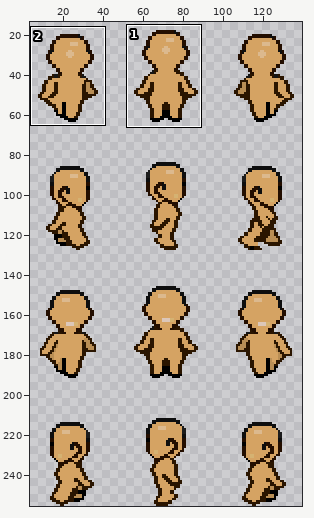
Sprite sheet: data/sprites/outfit/body-testing/body_000.png. The picture above shows the old version from afar; the outline marks the close-up.
Close-up. The starting point:
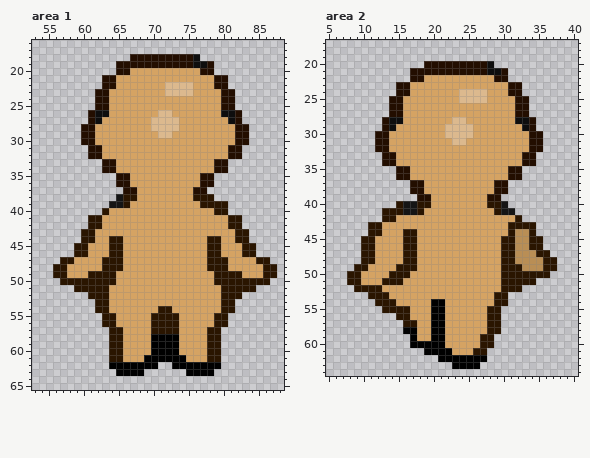
The file is 144x256 pixels. Shown: area 1: x 53..88, y 16..65; area 2: x 5..40, y 17..64. The wide view leaves out empty margins. The commit also changed other parts of the picture, which this record leaves out.
And afterwards:
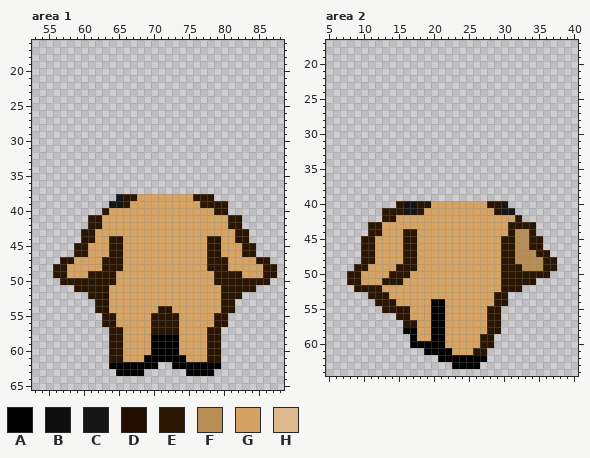
Palette (. is transparent): A #000000  B #0e0e0e  C #151515  D #230e00  E #2a1500  F #b98e55  G #d5a363  H #dcb98e
Change:
Area 1:
y 18: x 67..76 DDDDDDDDDB -> ..........
y 19: x 65..78 DDDDDDDDDDDBBD -> ..............
y 20: x 65..78 DDGGGGGGGGGGDD -> ..............
y 21: x 63..80 DDGGGGGGGGGGGGGGDD -> ..................
y 22: x 63..80 DDGGGGGGGHHHHGGGDD -> ..................
y 23: x 62..81 DDGGGGGGGGHHHHGGGGDD -> ....................
y 24..25: x 62..81 DDGGGGGGGGGGGGGGGGDD -> ....................
y 26: x 61..82 DBBGGGGGGGHHGGGGGGGBBD -> ......................
y 27: x 61..82 DBGGGGGGGHHHHGGGGGGGBD -> ......................
y 28: x 60..83 DDGGGGGGGGHHHHGGGGGGGGDD -> ........................
y 29: x 60..83 DDGGGGGGGGGHHGGGGGGGGGDD -> ........................
y 30: x 60..83 DDGGGGGGGGGGGGGGGGGGGGDD -> ........................
y 31..32: x 61..82 DDGGGGGGGGGGGGGGGGGGDD -> ......................
y 33..34: x 63..80 DDGGGGGGGGGGGGGGDD -> ..................
y 35..36: x 65..78 DDGGGGGGGGGGDD -> ..............
y 37: x 66..77 DDGGGGGGGGDD -> ............
Area 2:
y 20: x 19..28 DDDDDDDDDB -> ..........
y 21: x 17..30 DDDDDDDDDDDBBD -> ..............
y 22: x 17..30 DDGGGGGGGGGGDD -> ..............
y 23: x 15..32 DDGGGGGGGGGGGGGGDD -> ..................
y 24: x 15..32 DDGGGGGGGHHHHGGGDD -> ..................
y 25: x 14..33 DDGGGGGGGGHHHHGGGGDD -> ....................
y 26..27: x 14..33 DDGGGGGGGGGGGGGGGGDD -> ....................
y 28: x 13..34 DBBGGGGGGGHHGGGGGGGBBD -> ......................
y 29: x 13..34 DBGGGGGGGHHHHGGGGGGGBD -> ......................
y 30: x 12..35 DDGGGGGGGGHHHHGGGGGGGGDD -> ........................
y 31: x 12..35 DDGGGGGGGGGHHGGGGGGGGGDD -> ........................
y 32: x 12..35 DDGGGGGGGGGGGGGGGGGGGGDD -> ........................
y 33..34: x 13..34 DDGGGGGGGGGGGGGGGGGGDD -> ......................
y 35..36: x 15..32 DDGGGGGGGGGGGGGGDD -> ..................
y 37..38: x 17..30 DDGGGGGGGGGGDD -> ..............
y 39: x 18..29 DDGGGGGGGGDD -> ............
Where, in picture pixels (left, top, right, bottom), the same in both close-ups:
erased: (81, 54, 249, 194)
erased: (375, 61, 543, 201)
